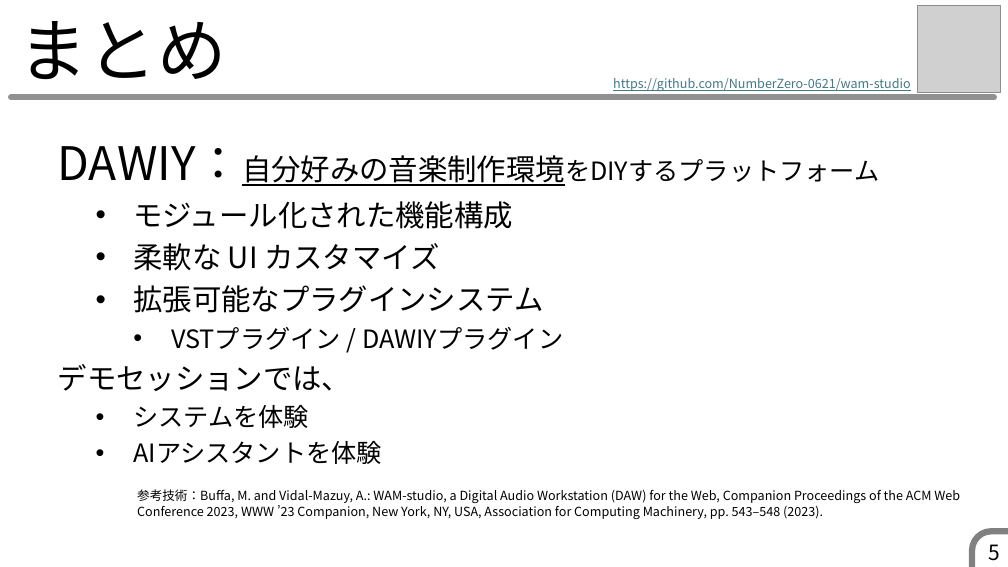
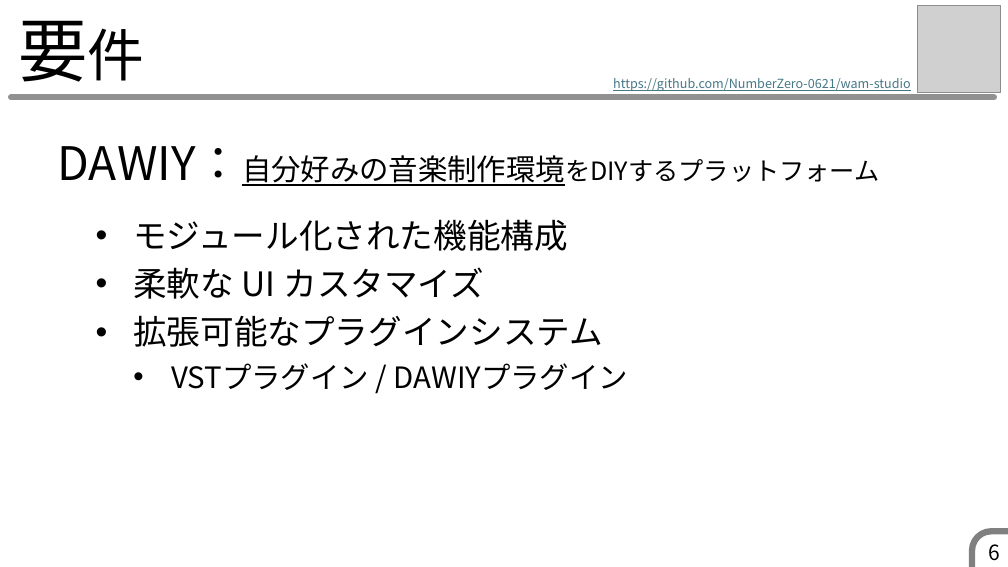
Before and after one commit to muse-studio/pbl2025, a slide deck: slide 6 of 発表スライド・ポスター/EC79_DAWIY_スライド.pptx (slide 5 before the commit). Drawn at 1008x567 pixels with LibreOffice and Linux fonts; fonts in the diff are those of the drawing; grey boxes stand for pictures. Boxes give left, top, right and bottom in pixels: in the first picture for what was removed or moved away, otherwise in the second. Text is boxed around its words. In the diff, an @@ line names an element or a change of style, - is before the commit and + after.

```diff
--- a/発表スライド・ポスター/EC79_DAWIY_スライド.pptx
+++ b/発表スライド・ポスター/EC79_DAWIY_スライド.pptx
@@ title at box(19, 20, 145, 82): text changed @@
-まとめ
+要件
@@ text at box(133, 219, 629, 390): size 28 to 32 pt in "モジュール化された機能構成", "柔軟な UI カスタマイズ", "拡張可能なプラグインシステム"; size 24 to 28 pt in "VSTプラグイン / DAWIYプラグイン" @@
@@ text at box(58, 364, 382, 464): paragraphs removed @@
-デモセッションでは、
-  • システムを体験
-  • AIアシスタントを体験
@@ text removed at box(137, 489, 960, 519) @@
-参考技術：Buffa, M. and Vidal-Mazuy, A.: WAM-studio, a Digital Audio Workstation (DAW) for the Web, Companion Proceedings of the ACM Web Conference 2023, WWW ’23 Companion, New York, NY, USA, Association for Computing Machinery, pp. 543–548 (2023).
@@ page number at box(989, 544, 1001, 561): text changed @@
-5
+6
```
Also in this commit, not shown: 11 other slides changed, 8 slides added.
